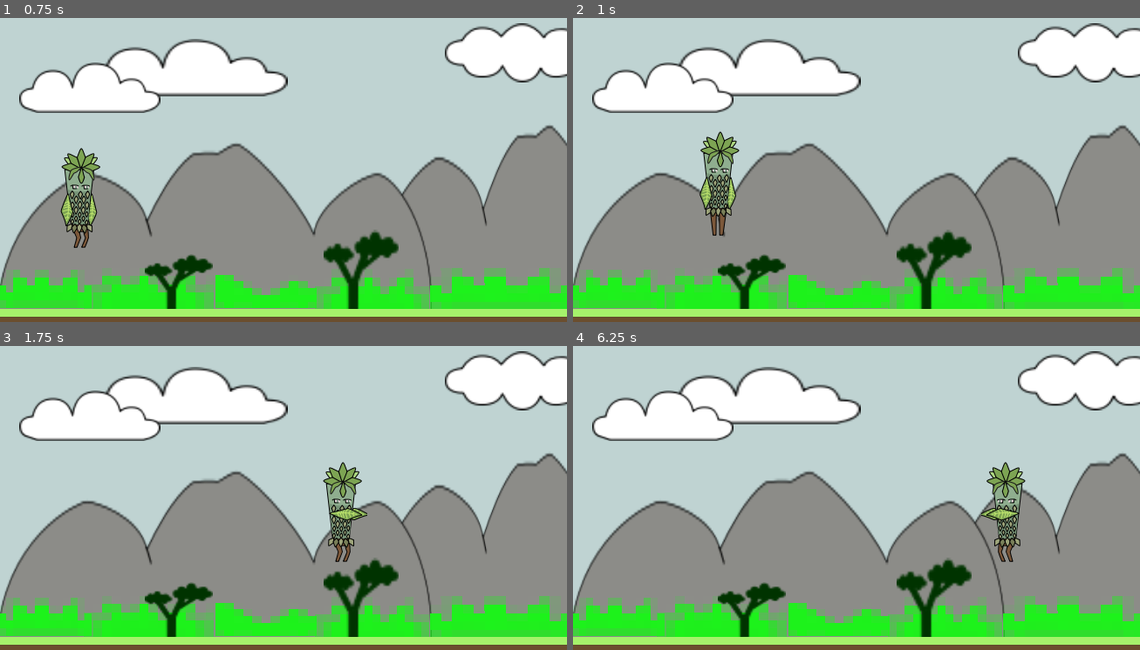
Above: before the commit, frames 1-4 (two rows, left to right).
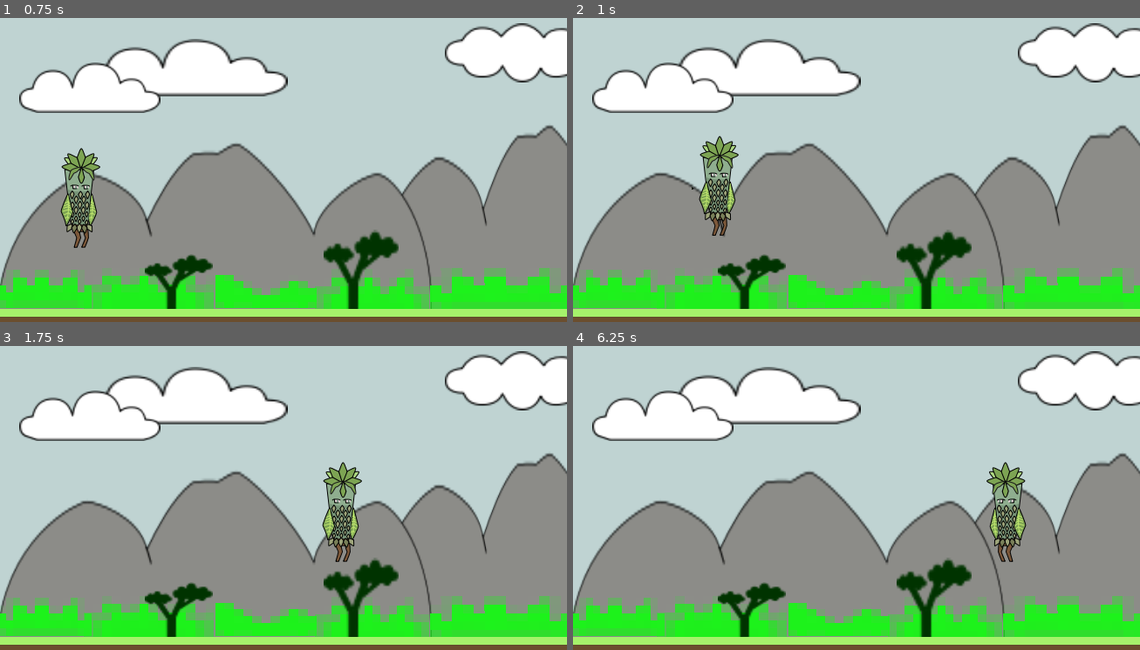
Above: after the commit, the same moments.

Repository: NatGuz1608/Frailejones
Game: Godot game, scene res://Escenas/Game.tscn
Same seed, same stepped clock (60 frames per second), same inputs: the game is played once before the commit and once after it.
Inputs:
- Up to frame 1 (0.75 s): tap Enter (ui_accept) at 0.5 s; hold Right (ui_right) from 0.53 s (still down); tap A (ui_attack) at 0.6 s
- Up to frame 2 (1 s): keep holding Right (ui_right); tap Enter (ui_accept) at 0.77, 0.8 s
- Up to frame 3 (1.75 s): keep holding Right (ui_right); tap Enter (ui_accept) at 1.07, 1.35, 1.52 s; tap A (ui_attack) at 1.55 s
- Up to frame 4 (6.25 s): tap Enter (ui_accept) at 1.82, 2.3, 3.02, 3.32, 3.6, 3.77, 4.07, 4.52, 4.82, 5.3, 5.85, 6.02 s; release Right (ui_right) at 2.03 s; hold Left (ui_left) 2.03-2.78 s; tap A (ui_attack) at 2.1, 2.85, 4.35, 5.1, 6.05 s; hold Right (ui_right) 2.78-4.28 s; hold Left (ui_left) 4.28-5.03 s; hold Right (ui_right) 5.03-5.78 s; hold Left (ui_left) from 5.78 s (still down)

Frame 1 is identical in both runs. In frame 2, 1.3% of the frame differs, in the area x 20-30%, y 37-72%; in frame 3, 0.4%; in frame 4, 0.4%.

Commit message:
AtaqueCommit

Diff:
--- a/Escenas/Player.tscn
+++ b/Escenas/Player.tscn
@@ -142,7 +142,7 @@
 }],
 "loop": true,
 "name": &"Ataque",
-"speed": 12.0
+"speed": 9.0
 }, {
 "frames": [{
 "duration": 1.0,
@@ -204,4 +204,4 @@
 texture_filter = 1
 sprite_frames = SubResource("SpriteFrames_2n1s8")
 animation = &"Ataque"
-frame_progress = 0.032459754
+frame_progress = 0.9957777
--- a/Escenas/player.gd
+++ b/Escenas/player.gd
@@ -1 +1,44 @@
 extends CharacterBody2D
+
+const SPEED = 300.0
+const JUMP_VELOCITY = -400.0
+const GRAVITY = 980.0  # <--- ADDED: Define gravity value (standard Godot default is often around 980)
+var attack: bool = false
+
+func _physics_process(delta: float) -> void:
+	# Add the gravity.
+	if not is_on_floor():
+		velocity.y += GRAVITY * delta
+
+	# Handle jump.
+	if Input.is_action_just_pressed("ui_accept") and is_on_floor() and not attack:
+		velocity.y = JUMP_VELOCITY
+
+	# Get the input direction and handle the movement/deceleration.
+	var direction := Input.get_axis("ui_left", "ui_right")
+	if direction and not attack:
+		velocity.x = direction * SPEED
+		if is_on_floor():
+			$AnimatedSprite2D.play("Caminata")
+		# Flip sprite based on direction
+		if direction > 0:
+			$AnimatedSprite2D.scale.x = 1
+		elif direction < 0:
+			$AnimatedSprite2D.scale.x = -1
+	else:
+		velocity.x = move_toward(velocity.x, 0, SPEED)
+		if is_on_floor() and not attack:
+			$AnimatedSprite2D.play("Idle")
+
+	# Handle attack input.
+	if Input.is_action_just_pressed("ui_attack") and not attack:
+		attack = true
+		$AnimatedSprite2D.play("Ataque")
+
+	move_and_slide()
+
+# Función para manejar la finalización de la animación de ataque
+func _on_AnimatedSprite2D_animation_finished(anim_name: String) -> void:
+	# FIX: Animation name should be "Ataque" to match the play call, not "attack"
+	if anim_name == "Ataque":
+		attack = false
--- a/project.godot
+++ b/project.godot
@@ -25,5 +25,7 @@
 ui_attack={
 "deadzone": 0.2,
 "events": [Object(InputEventKey,"resource_local_to_scene":false,"resource_name":"","device":-1,"window_id":0,"alt_press …(191 unchanged characters)…
+, Object(InputEventKey,"resource_local_to_scene":false,"resource_name":"","device":-1,"window_id":0,"alt_pressed":false,"shift_pressed":false,"ctrl_pressed":false,"meta_pressed":false,"pressed":false,"keycode":65,"physical_keycode":0,"key_label":0,"unicode":97,"location":0,"echo":false,"script":null)
+, Object(InputEventKey,"resource_local_to_scene":false,"resource_name":"","device":-1,"window_id":0,"alt_pressed":false,"shift_pressed":false,"ctrl_pressed":false,"meta_pressed":false,"pressed":false,"keycode":0,"physical_keycode":65,"key_label":0,"unicode":97,"location":0,"echo":false,"script":null)
 ]
 }
